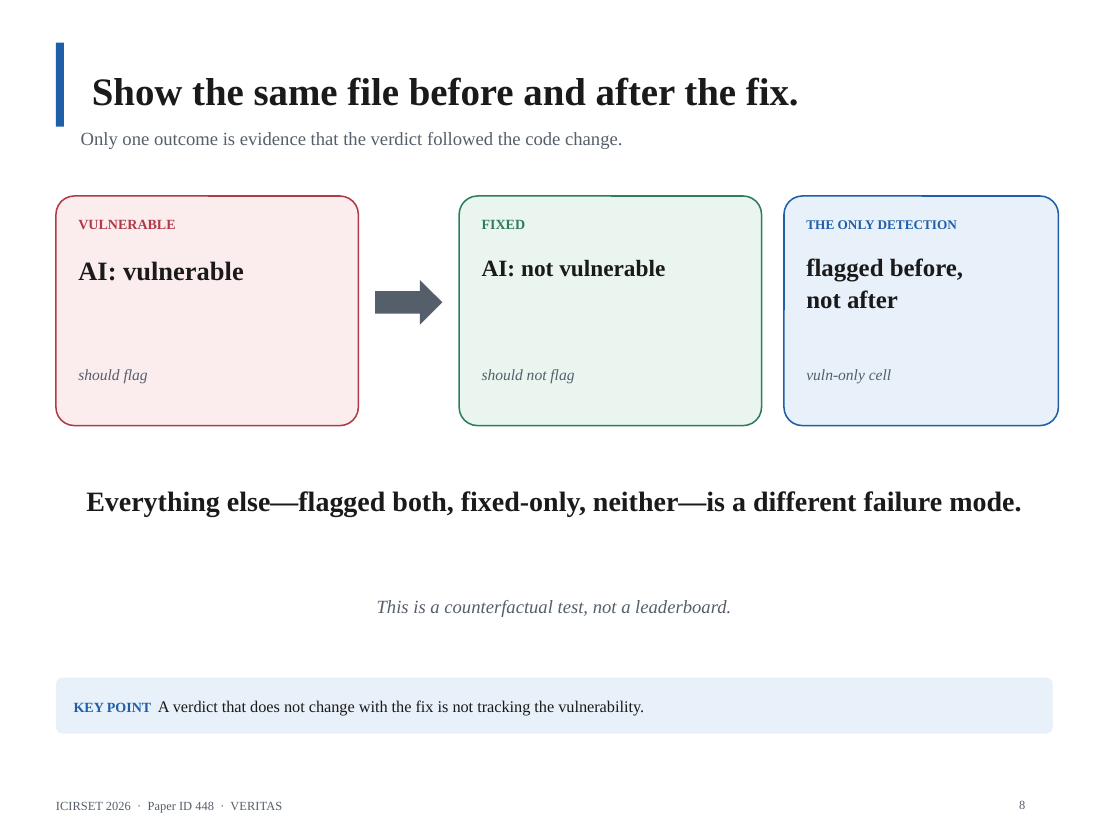
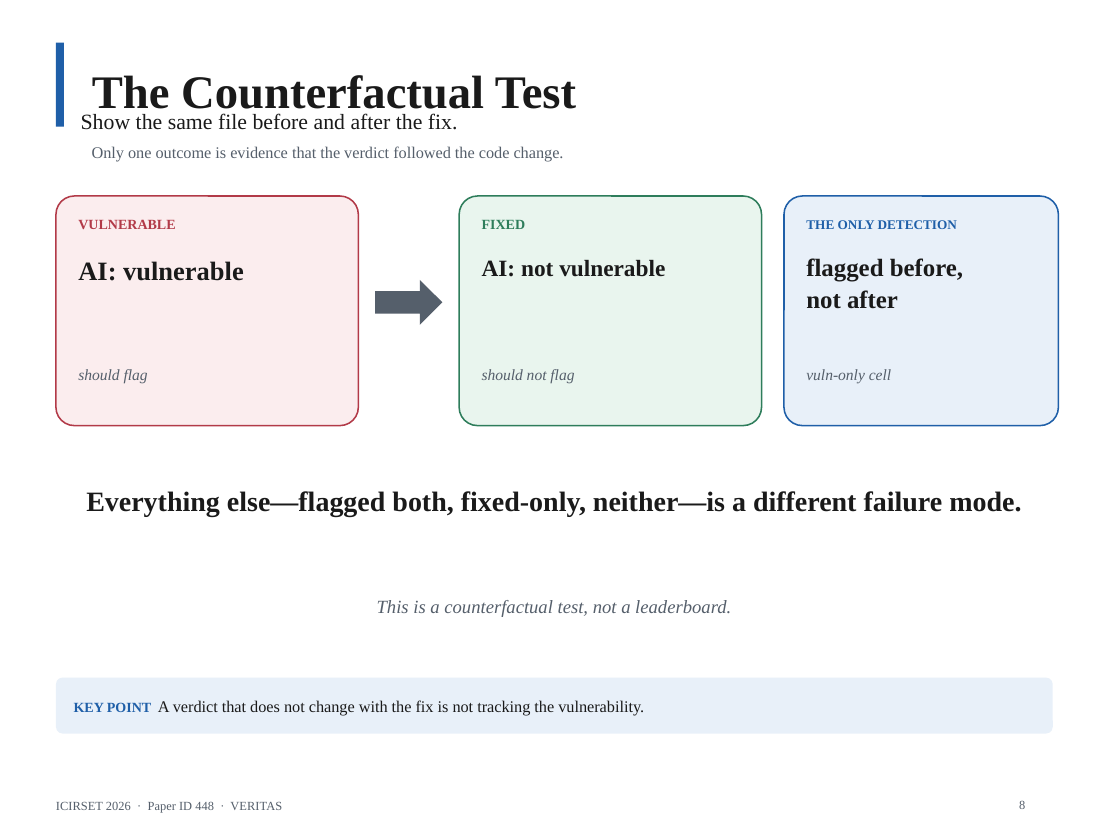
Before and after one commit to AmonWasHere/Proto, a slide deck: slide 8 of paper/ICIRSET-26_VERITAS_Presentation.pptx. Drawn at 1120x840 pixels with LibreOffice and Linux fonts; fonts in the diff are those of the drawing. Boxes give left, top, right and bottom in pixels: in the first picture for what was removed or moved away, otherwise in the second. Text is boxed around its words. In the diff, an @@ line names an element or a change of style, - is before the commit and + after.

Commit message:
Rework slides with section titles matching TOC

```diff
--- a/paper/ICIRSET-26_VERITAS_Presentation.pptx
+++ b/paper/ICIRSET-26_VERITAS_Presentation.pptx
@@ title at bbox=[92, 75, 576, 118]: text changed; size 25 to 30 pt @@
-Show the same file before and after the fix.
+The Counterfactual Test
@@ text added at bbox=[81, 113, 458, 130], 14 pt, text #1A1A1A @@
+Show the same file before and after the fix.
@@ text "Only one outcome is evidence ...": place and size @@
-text "Only one outcome is evidence ..." at bbox=[81, 132, 622, 149]
+text "Only one outcome is evidence ..." at bbox=[92, 146, 564, 162]
@@ text "Only one outcome is evidence ..." at bbox=[92, 146, 564, 162]: size 12 to 10.5 pt; line spacing 1.05 to 1 @@
```
Also in this commit, not shown: 15 other slides changed, 1 other file.
